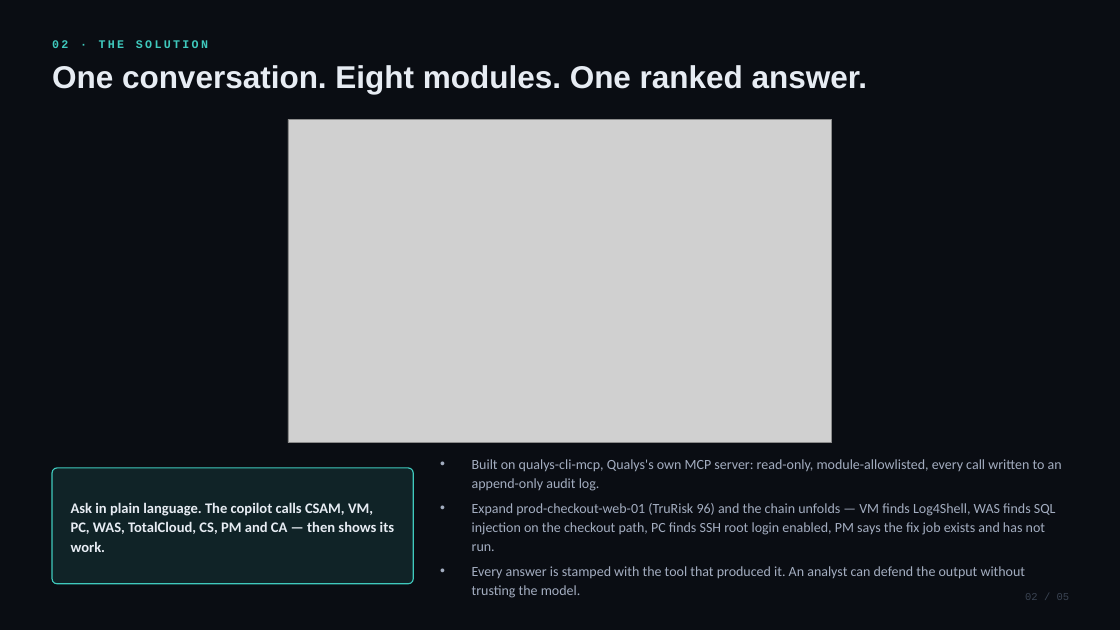
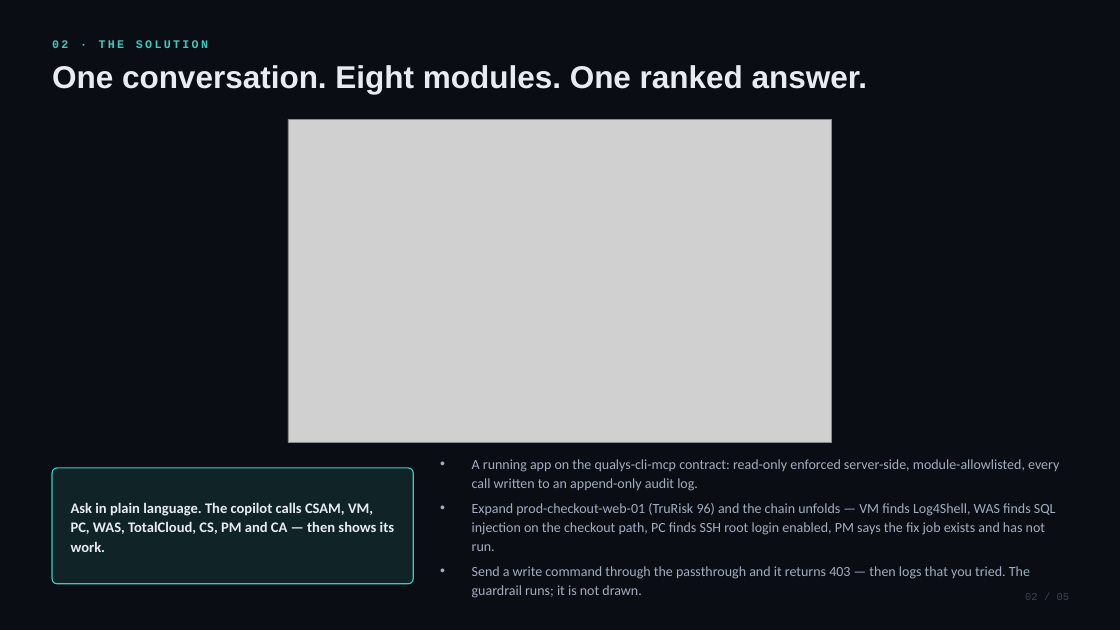
Before and after one commit to mayukhg/qualys-mcp-app, a slide deck: slide 2 of portfolio/risk-copilot-pitch-5.pptx. Drawn at 1120x630 pixels with LibreOffice and Linux fonts; fonts in the diff are those of the drawing; grey boxes stand for pictures. Boxes give left, top, right and bottom in pixels: in the first picture for what was removed or moved away, otherwise in the second. Text is boxed around its words. In the diff, an @@ line names an element or a change of style, - is before the commit and + after.

```diff
--- a/portfolio/risk-copilot-pitch-5.pptx
+++ b/portfolio/risk-copilot-pitch-5.pptx
@@ text at (472, 459, 1059, 491): text changed @@
-• Built on qualys-cli-mcp, Qualys's own MCP server: read-only, module-allowlisted, every call written to an append-only audit log.
+• A running app on the qualys-cli-mcp contract: read-only enforced server-side, module-allowlisted, every call written to an append-only audit log.
@@ text at (472, 566, 1030, 595): text changed @@
-• Every answer is stamped with the tool that produced it. An analyst can defend the output without trusting the model.
+• Send a write command through the passthrough and it returns 403 — then logs that you tried. The guardrail runs; it is not drawn.
```
Also in this commit, not shown: 2 other slides changed, 7 other files.
